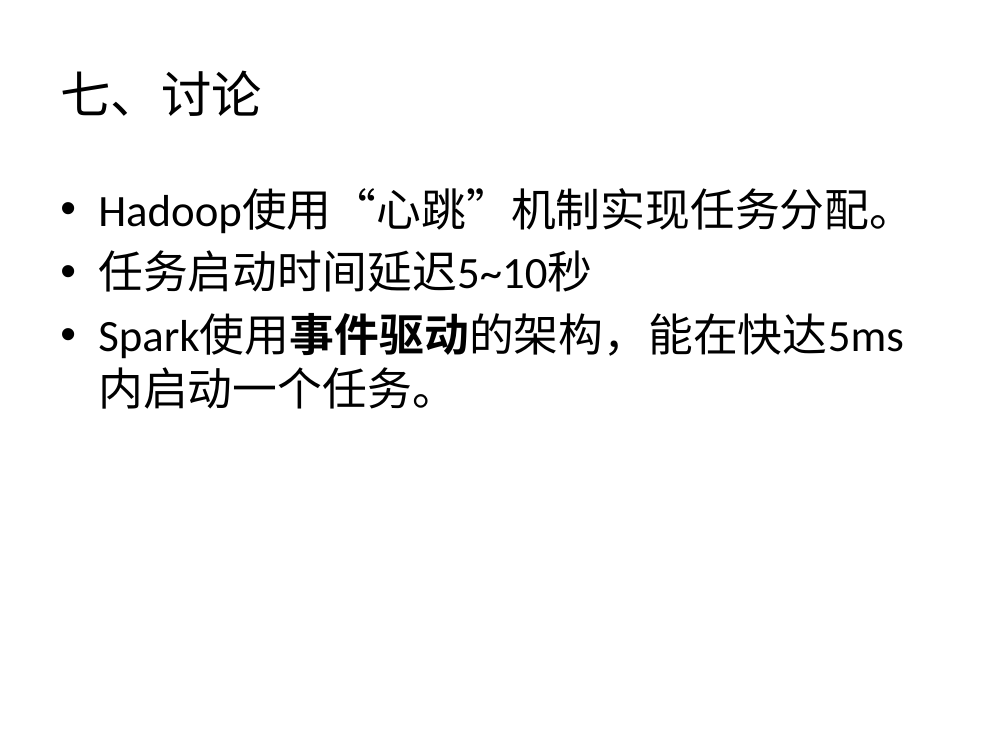
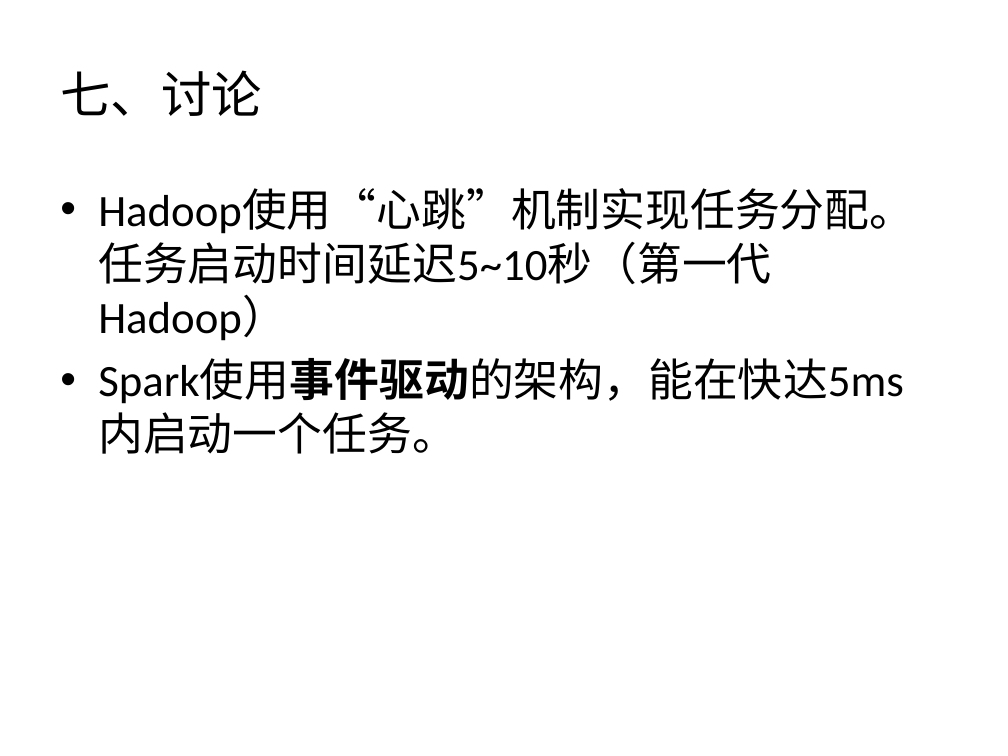
Before and after one commit to wuxingdexian/seminar, a slide deck: slide 43 of Shark SQL and Rich Analytics at Scale.pptx. Drawn at 1008x756 pixels with LibreOffice and Linux fonts; fonts in the diff are those of the drawing. Boxes give left, top, right and bottom in pixels: in the first picture for what was removed or moved away, otherwise in the second. Text is boxed around its words. In the diff, an @@ line names an element or a change of style, - is before the commit and + after.

```diff
--- a/Shark SQL and Rich Analytics at Scale.pptx
+++ b/Shark SQL and Rich Analytics at Scale.pptx
@@ text at box(98, 189, 914, 341): text changed @@
-• Hadoop使用“心跳”机制实现任务分配。
-• 任务启动时间延迟5~10秒
+• Hadoop使用“心跳”机制实现任务分配。任务启动时间延迟5~10秒（第一代Hadoop）
```
Also in this commit, not shown: 6 other slides changed.
